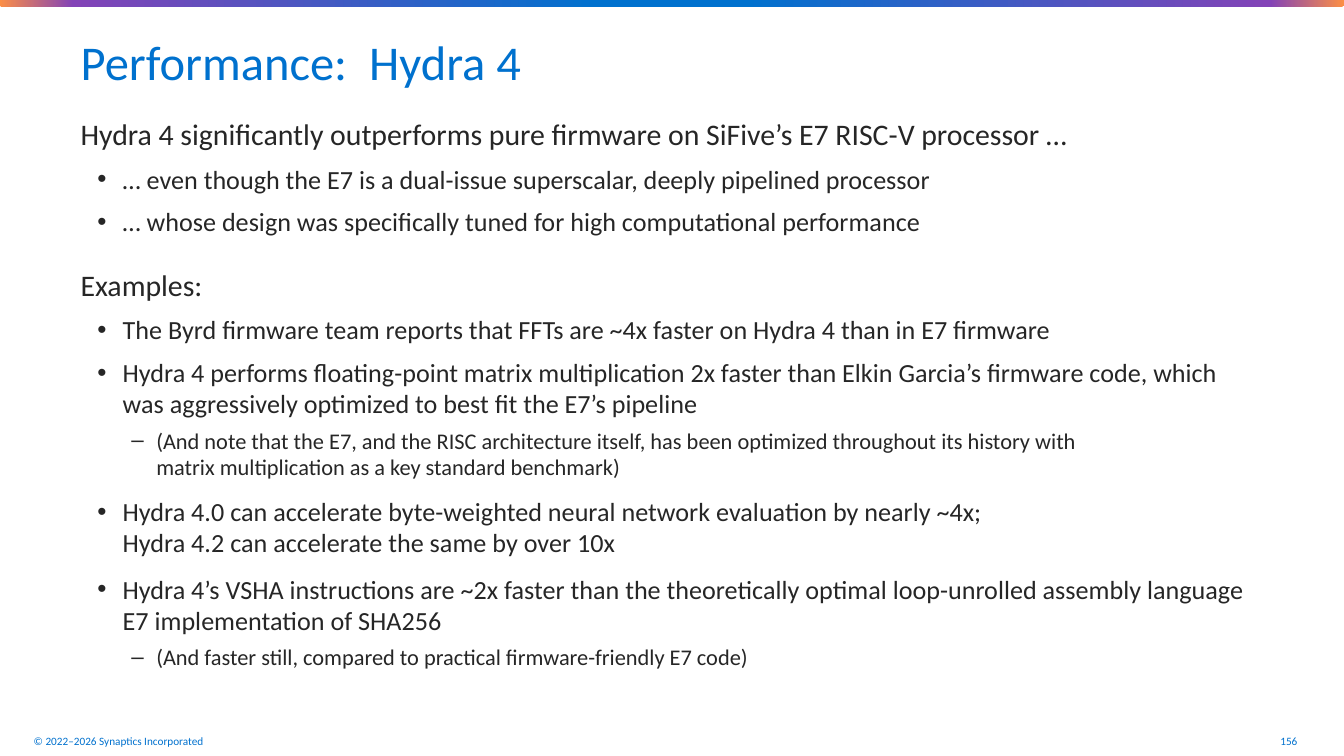
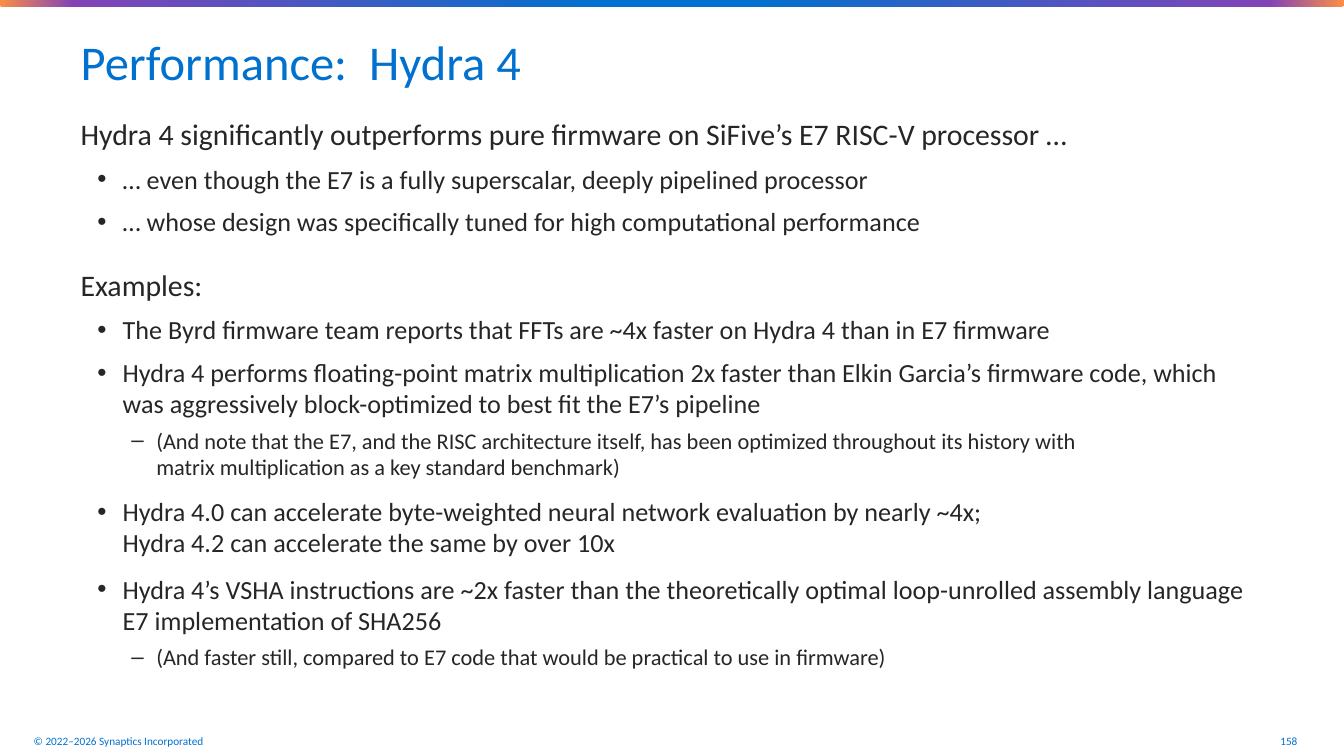
Before and after one commit to synaptics-public/synaptics-hydra, a slide deck: slide 158 of doc/hydra4-architecture-overview.pptx (slide 156 before the commit). Drawn at 1344x756 pixels with LibreOffice and Linux fonts; fonts in the diff are those of the drawing; background and template pictures are left out. Boxes give left, top, right and bottom in pixels: in the first picture for what was removed or moved away, otherwise in the second. Text is boxed around its words. In the diff, an @@ line names an element or a change of style, - is before the commit and + after.

Commit message:
Various improvements to the Hydra slide deck.

```diff
--- a/doc/hydra4-architecture-overview.pptx
+++ b/doc/hydra4-architecture-overview.pptx
@@ text at bbox=[147, 171, 868, 194]: text changed @@
-  • … even though the E7 is a dual-issue superscalar, deeply pipelined processor
+  • … even though the E7 is a fully superscalar, deeply pipelined processor
@@ text at bbox=[123, 363, 1216, 418]: text changed @@
-  • Hydra 4 performs floating-point matrix multiplication 2x faster than Elkin Garcia’s firmware code, which was aggressively optimized to best fit the E7’s pipeline
+  • Hydra 4 performs floating-point matrix multiplication 2x faster than Elkin Garcia’s firmware code, which was aggressively block-optimized to best fit the E7’s pipeline
@@ text at bbox=[156, 649, 885, 669]: text changed @@
-    – (And faster still, compared to practical firmware-friendly E7 code)
+    – (And faster still, compared to E7 code that would be practical to use in firmware)
```
Also in this commit, not shown: 52 other slides changed, 2 slides added, 1 other file.
